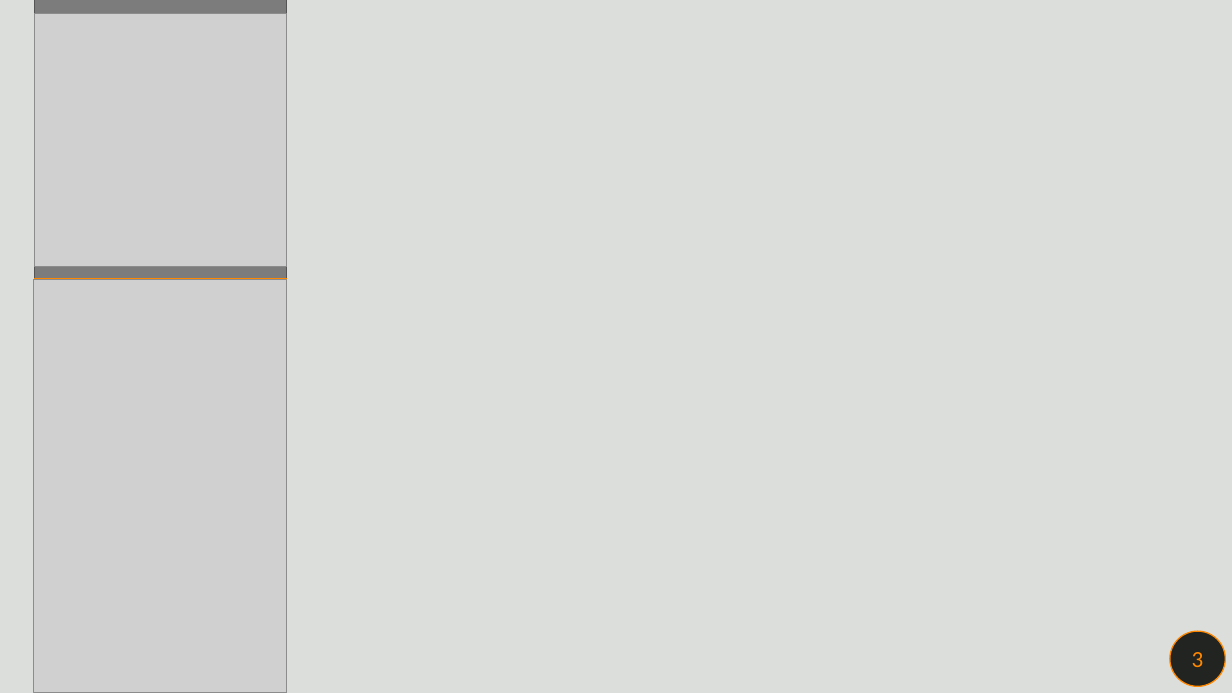
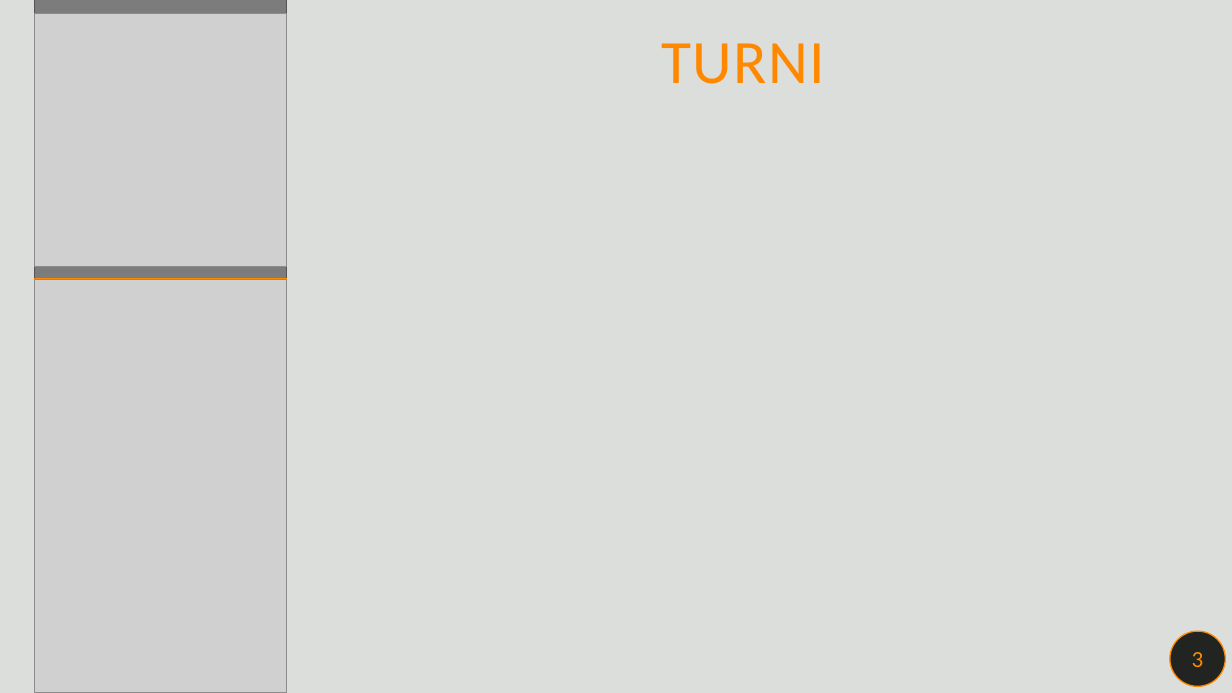
Before and after one commit to kevinmala00/PonyHelper, a slide deck: slide 10 of PresentazionePonyHelper.pptx. Drawn at 1232x693 pixels with LibreOffice and Linux fonts; fonts in the diff are those of the drawing; grey boxes stand for pictures. Boxes give left, top, right and bottom in pixels: in the first picture for what was removed or moved away, otherwise in the second. Text is boxed around its words. In the diff, an @@ line names an element or a change of style, - is before the commit and + after.

```diff
--- a/PresentazionePonyHelper.pptx
+++ b/PresentazionePonyHelper.pptx
@@ text added at box(662, 43, 825, 84), 48 pt, text #FF8800 @@
+TURNI
```
Also in this commit, not shown: 5 other slides changed, 8 slides added, 9 slides removed.
